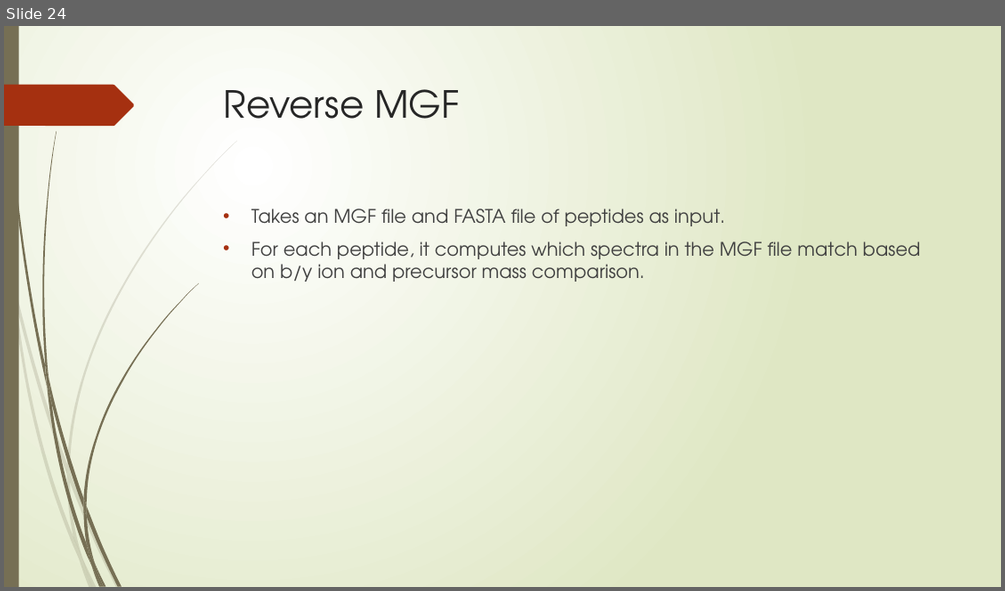
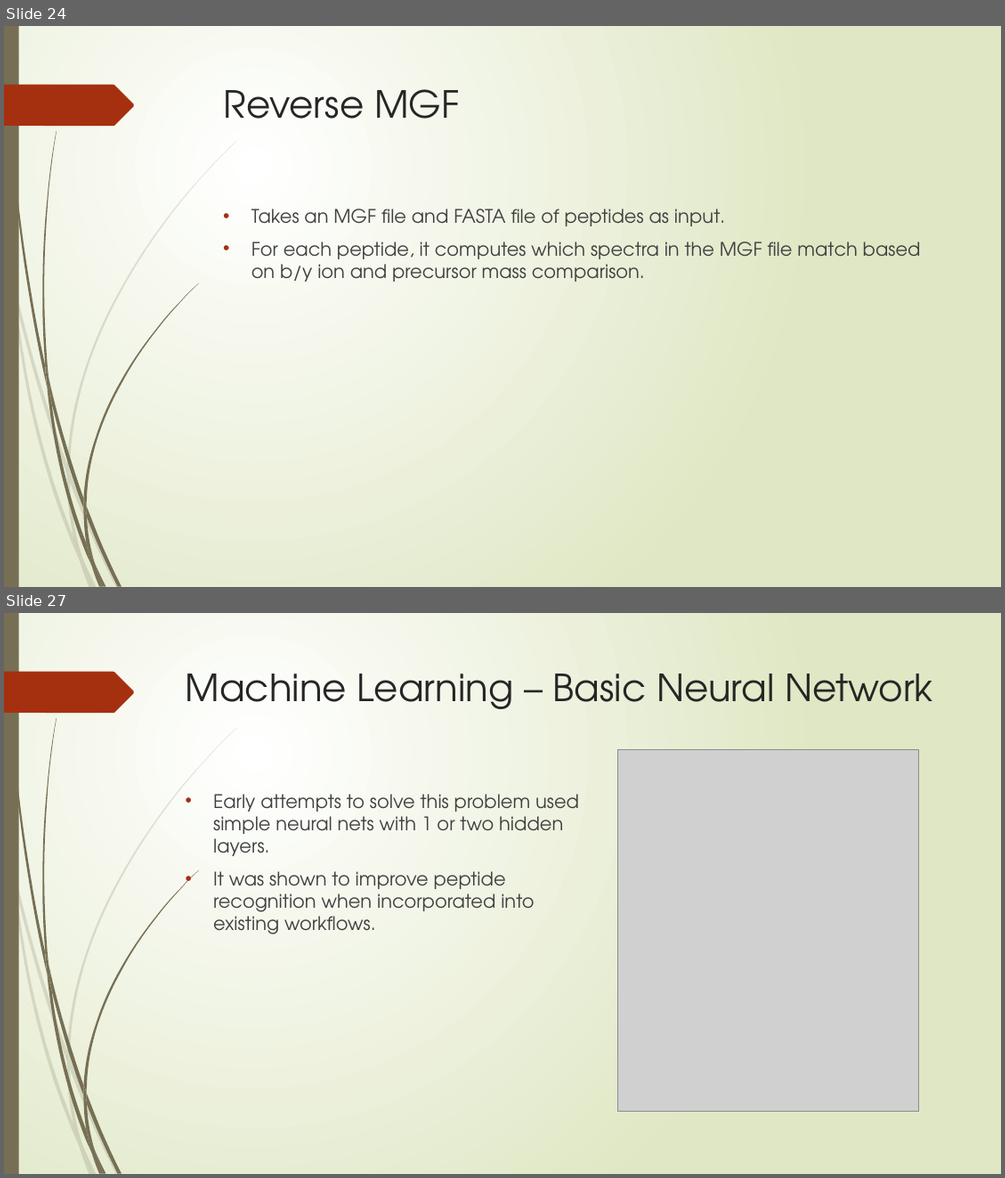
Before and after one commit to nhcha6/MersProject, a slide deck: SecondLabPresentation.pptx. Shown one above the other, each under a label of ours: slide 24 before the commit, slides 24 and 27 after it; the slides between them are not shown. The pictures are 1005x591 and 1005x1178 pixels, drawn with LibreOffice and Linux fonts; fonts in the diff are those of the drawing; grey boxes stand for pictures. Boxes give left, top, right and bottom in pixels: in the first picture for what was removed or moved away, otherwise in the second. Text is boxed around its words. In the diff, an @@ line names an element or a change of style, - is before the commit and + after.

```diff
--- a/SecondLabPresentation.pptx
+++ b/SecondLabPresentation.pptx
@@ slide 27 added at (x1=4, y1=613, x2=1001, y2=1174), background gradient #FFFFFF to #DFE8C4; not listed: 24 template elements that a slide beside it also shows @@
@@ title added at (x1=186, y1=674, x2=933, y2=709), 36 pt, text #262626 @@
+Machine Learning – Basic Neural Network
@@ picture added at (x1=618, y1=749, x2=919, y2=1111) @@
@@ text added at (x1=213, y1=794, x2=579, y2=934), 18 pt, text #404040 @@
+• Early attempts to solve this problem used simple neural nets with 1 or two hidden layers.
+• It was shown to improve peptide recognition when incorporated into existing workflows.
```
Also in this commit, not shown: 5 slides changed, 4 other slides added, 1 slide removed.
